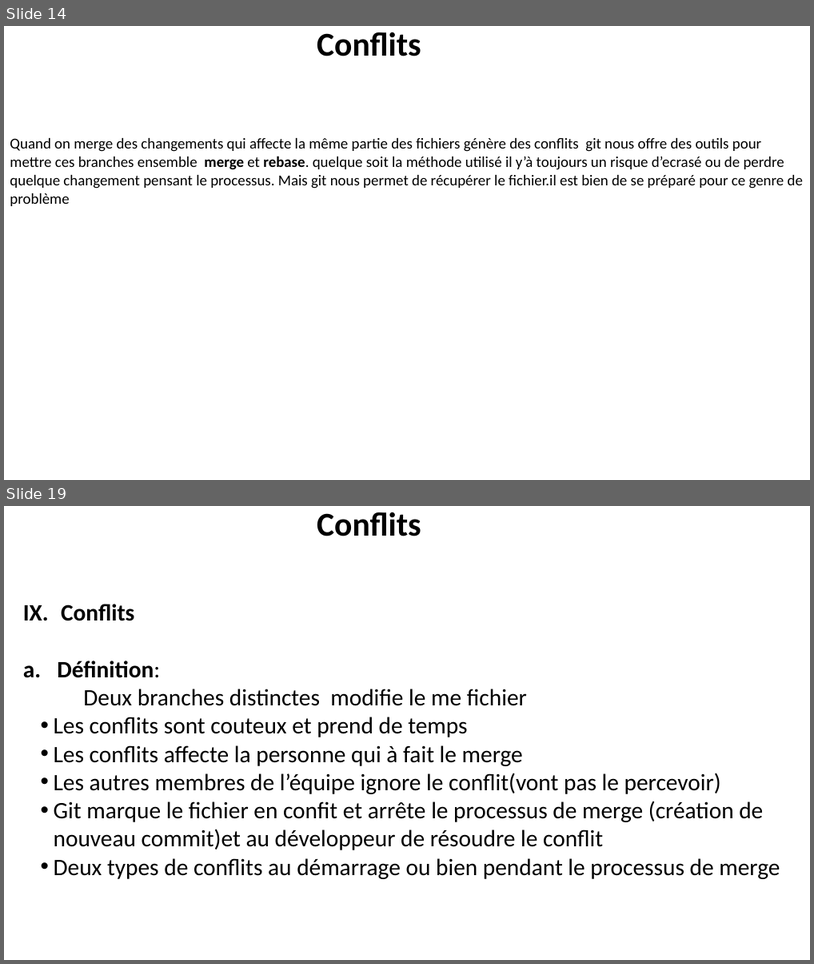
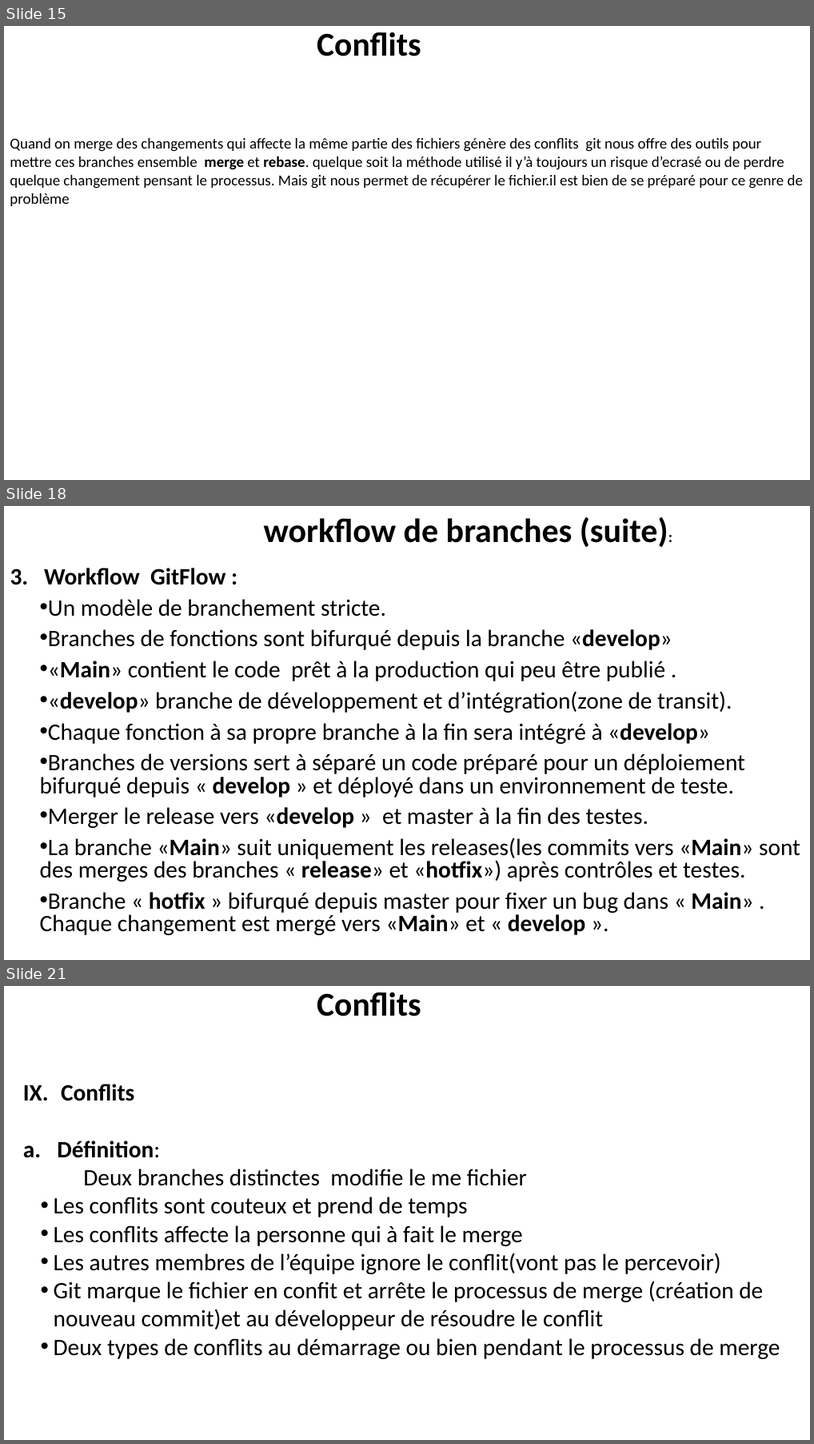
Before and after one commit to belakebiboussad/form, a slide deck: Formation Git.pptx. Shown one above the other, each under a label of ours: slides 14 and 19 before the commit, slides 15, 18 and 21 after it; the slides between them are not shown. The pictures are 814x964 and 814x1444 pixels, drawn with LibreOffice and Linux fonts; fonts in the diff are those of the drawing. Boxes give left, top, right and bottom in pixels: in the first picture for what was removed or moved away, otherwise in the second. Text is boxed around its words. In the diff, an @@ line names an element or a change of style, - is before the commit and + after.

```diff
--- a/Formation Git.pptx
+++ b/Formation Git.pptx
@@ slide 18 added at (x1=4, y1=506, x2=810, y2=960), background #FFFFFF @@
@@ text added at (x1=264, y1=517, x2=669, y2=547), 40 pt, text #000000, bold @@
+workflow de branches (suite):
@@ text added at (x1=40, y1=568, x2=801, y2=935), 28 pt, text #000000 @@
+3. Workflow GitFlow :
+• Un modèle de branchement stricte.
+• Branches de fonctions sont bifurqué depuis la branche «develop»
+• «Main» contient le code prêt à la production qui peu être publié .
+• «develop» branche de développement et d’intégration(zone de transit).
+• Chaque fonction à sa propre branche à la fin sera intégré à «develop»
+• Branches de versions sert à séparé un code préparé pour un déploiement bifurqué depuis « develop » et déployé dans un environnement de teste.
+• Merger le release vers «develop » et master à la fin des testes.
+• La branche «Main» suit uniquement les releases(les commits vers «Main» sont des merges des branches « release» et «hotfix») après contrôles et testes.
+• Branche « hotfix » bifurqué depuis master pour fixer un bug dans « Main» . Chaque changement est mergé vers «Main» et « develop ».
@@ what was slide 14 is now slide 15 @@
@@ what was slide 19 is now slide 21 @@
```
Also in this commit, not shown: 7 slides changed, 3 other slides added, 2 slides removed.
